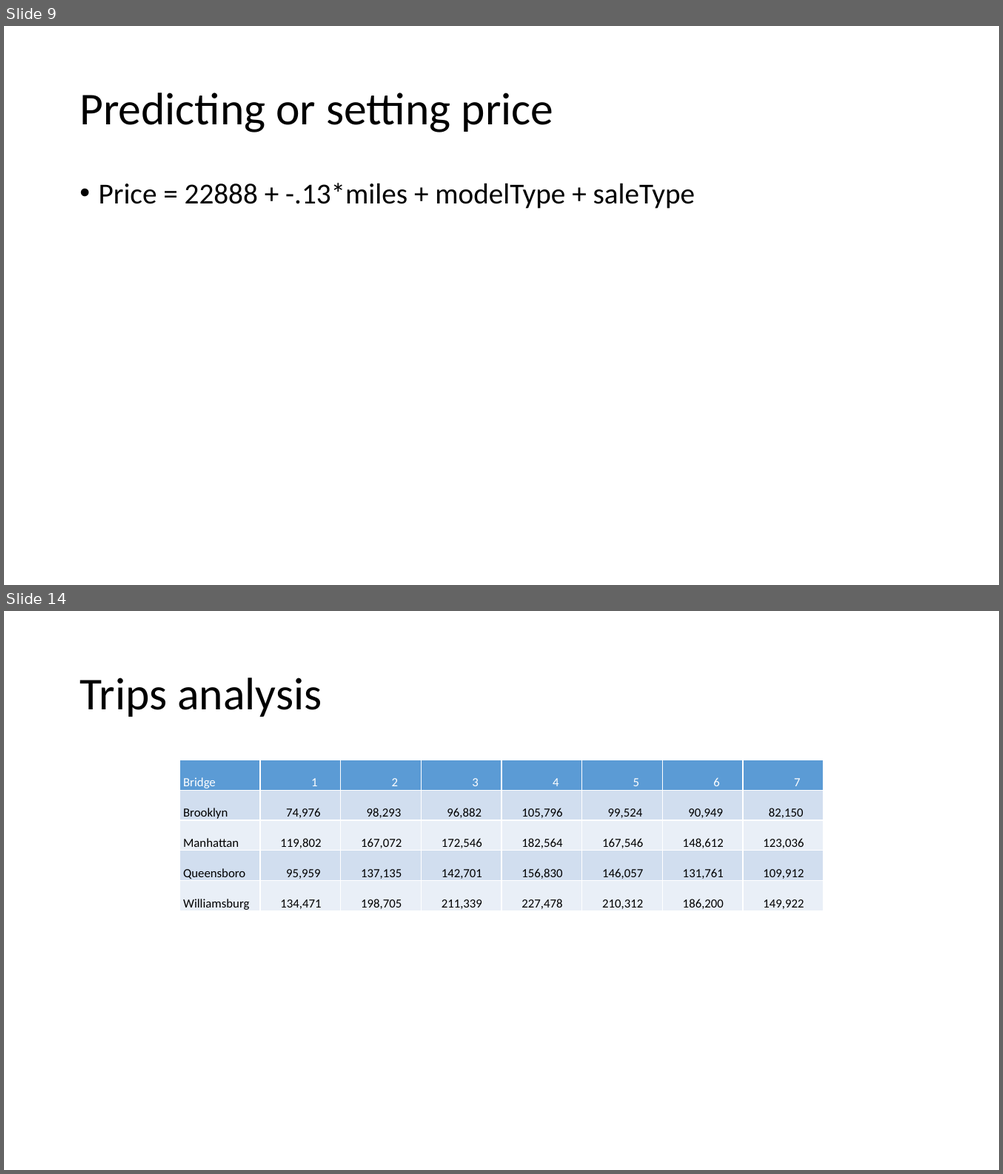
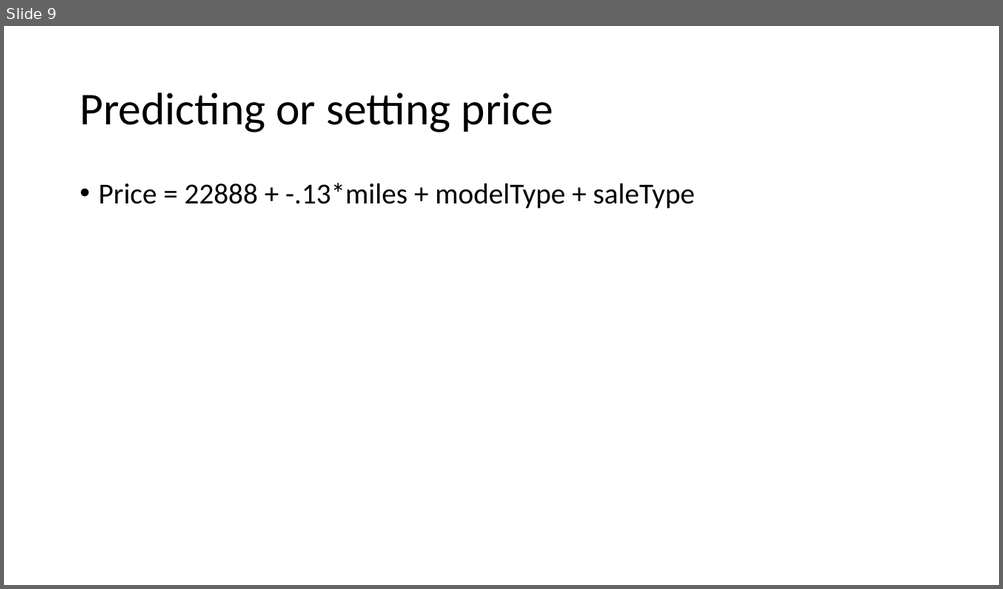
Before and after one commit to carolina-lima-salge/mist4610b, a slide deck: Explanatory analytics.pptx. Shown one above the other, each under a label of ours: slides 9 and 14 before the commit, slide 9 after it; the slides between them are not shown. The pictures are 1003x1174 and 1003x589 pixels, drawn with LibreOffice and Linux fonts; fonts in the diff are those of the drawing. Boxes give left, top, right and bottom in pixels: in the first picture for what was removed or moved away, otherwise in the second. Text is boxed around its words. In the diff, an @@ line names an element or a change of style, - is before the commit and + after.

```diff
--- a/Explanatory analytics.pptx
+++ b/Explanatory analytics.pptx
@@ slide 14 removed at box(4, 611, 999, 1170), background #FFFFFF @@
@@ title removed at box(79, 678, 321, 717) @@
-Trips analysis
@@ table removed at box(179, 760, 824, 913), 5 rows, 8 columns @@
-Bridge | 1 | 2 | 3 | 4 | 5 | 6 | 7
-Brooklyn | 74,976 | 98,293 | 96,882 | 105,796 | 99,524 | 90,949 | 82,150
-Manhattan | 119,802 | 167,072 | 172,546 | 182,564 | 167,546 | 148,612 | 123,036
-Queensboro | 95,959 | 137,135 | 142,701 | 156,830 | 146,057 | 131,761 | 109,912
-Williamsburg | 134,471 | 198,705 | 211,339 | 227,478 | 210,312 | 186,200 | 149,922
```
Also in this commit, not shown: 5 other slides removed, 1 other file.
